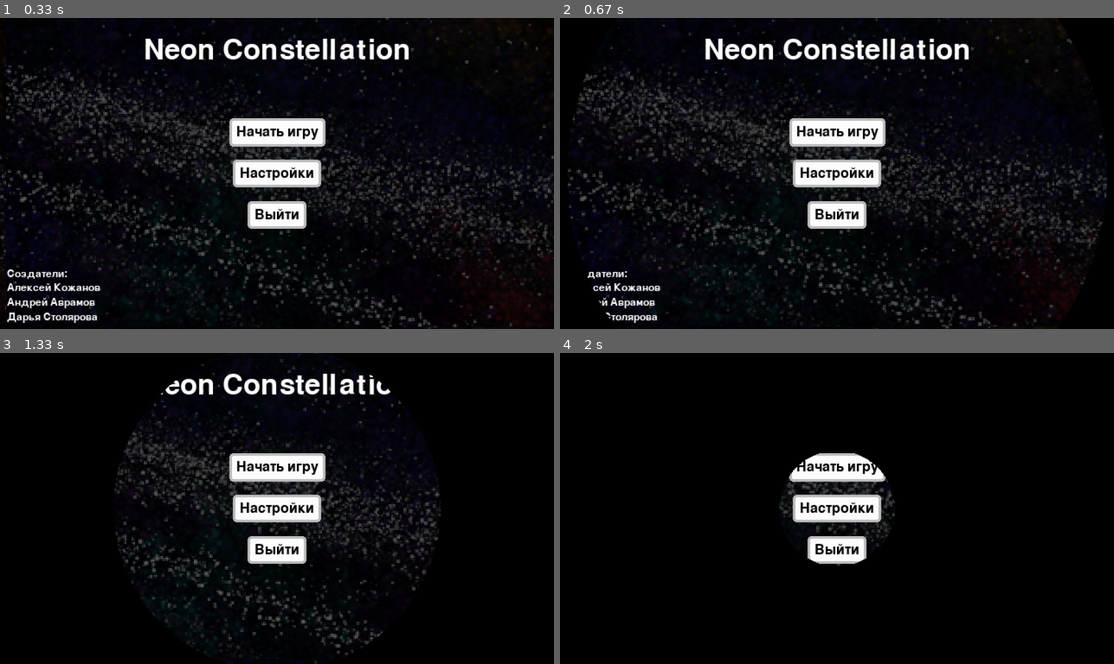
Above: before the commit, frames 1-4 (two rows, left to right).
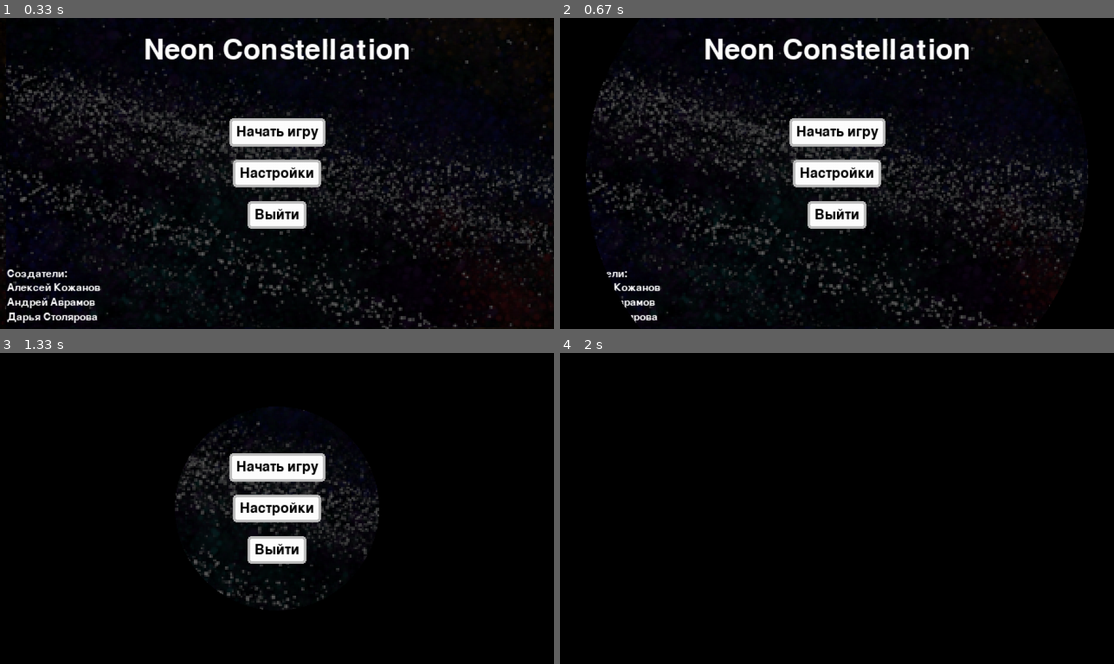
Above: after the commit, the same moments.

Repository: avramovam/PYGAME_PROJECT
Game: pygame game, started from NEON_CONSTELLATION.py
Same seed, same stepped clock (60 frames per second), same inputs: the game is played once before the commit and once after it.
Inputs (mouse positions are in pixels of both pictures, inside the frame that each line leads up to):
- Up to frame 1 (0.33 s): no input
- Up to frame 2 (0.67 s): press the mouse at (837, 133) at 0.37 s; move the mouse to (748, 189) at 0.47 s; release the mouse at (665, 245) at 0.6 s
- Up to frame 3 (1.33 s): tap Enter at 0.67 s
- Up to frame 4 (2 s): no input

Frame 1 is identical in both runs. In frame 2, 1.0% of the frame differs, in the area x 1-99%, y 0-100%; in frame 3, 4.8%, in the area x 20-80%, y 0-100%; in frame 4, 4.1%.

Commit message:
DVLP BUILD #4: Сетка

Diff:
--- a/NEON_CONSTELLATION.py
+++ b/NEON_CONSTELLATION.py
@@ -1,5 +1,6 @@
 import pygame
 import engine
+from math import floor, ceil
 
 #region [ИНИЦИАЛИЗАЦИЯ ПРОГРАММЫ]
 print(''':P
@@ -12,8 +13,8 @@
                                             (Neon Constellation)
 by:                                                                                      version:
     Alexey Kozhanov                                                                               DVLP BUILD
-    Andrey Avramov                                                                                        #3
-    Daria Stolyarova                                                                              03.01.2022
+    Andrey Avramov                                                                                        #4
+    Daria Stolyarova                                                                              06.01.2022
 ''')
 
 pygame.init()
@@ -48,22 +49,22 @@
 #endregion
 
 #region [ОБЪЯВЛЕНИЕ ENTITY]
-#region [BG]
-def BG_create(target):
+#region [MAINMENU BG]
+def MainMenuBG_create(target):
     target.image = None
     target.angle = 0
     target.offset = 8
     target.gotofield = 0
     target.gotofield_step = 0
 
-def BG_step(target):
+def MainMenuBG_step(target):
     target.angle = (target.angle+UPF(30)) % 360
     if target.gotofield:
         target.gotofield_step += UPF(1/2) # полный переход за 2 секунды
     if target.gotofield_step >= 1:
         engine.rooms.change_current_room(room_field)
 
-def BG_draw_before(target, surface: pygame.Surface):
+def MainMenuBG_draw_before(target, surface: pygame.Surface):
     #pygame.draw.circle(surface, 'yellow', (2, 2), 5.0)
     ox = engine.lengthdir_x(target.offset, target.angle)
     oy = engine.lengthdir_y(target.offset, target.angle)
@@ -74,7 +75,7 @@
             surface.blit(target.image, (ox + (x * width),  # - леша
                                         oy + (y * height)))
 
-def BG_draw_after(target, surface: pygame.Surface):
+def MainMenuBG_draw_after(target, surface: pygame.Surface):
     '''Здесь будет рисоваться типо круг перехода из уровня в уровень'''
     width = surface.get_width()
     height = surface.get_height()
@@ -82,15 +83,15 @@
     circle_surface = pygame.Surface(surface.get_size(), pygame.SRCALPHA)
     circle_surface2 = pygame.Surface(surface.get_size(), pygame.SRCALPHA)
     circle_surface.fill('black')
-    pygame.draw.circle(circle_surface2, 'black', (width/2, height/2), half_diagonal * (1 - target.gotofield_step), 0)
+    pygame.draw.circle(circle_surface2, 'black', (width/2, height/2), half_diagonal * (max(0, 1.4*(1 - target.gotofield_step) - 0.4)), 0)
     circle_surface.blit(circle_surface2, (0, 0), None, pygame.BLEND_RGBA_SUB)
     surface.blit(circle_surface, (0, 0), None)
 
-EntBG = engine.Entity(event_create=BG_create, event_step=BG_step, event_draw_before=BG_draw_before,
-                      event_draw_after=BG_draw_after)
+EntMainMenuBG = engine.Entity(event_create=MainMenuBG_create, event_step=MainMenuBG_step,
+                              event_draw_before=MainMenuBG_draw_before, event_draw_after=MainMenuBG_draw_after)
 #endregion
 #region [MAINMENU TEXT]
-def mm_text_create(target):
+def MainMenuText_create(target):
     target.x, target.y = 0, 0
     target.font = font_default
     target.string = 'Neon Constellation'
@@ -99,7 +100,7 @@
     instance_render_text(target)
 
 
-def mm_text_draw(target, surface: pygame.Surface):
+def MainMenuText_draw(target, surface: pygame.Surface):
     lineoffset = 0
     maxtw = max([x.get_width() for x in target.text])
     for lineindex in range(len(target.text)):
@@ -113,13 +114,13 @@
         else:  # if target.text_align == 1:
             surface.blit(target.text[lineindex], (target.x - (tw//2), target.y - (th//2) + lineoffset))
 
-EntMainMenuText = engine.Entity(event_create=mm_text_create, event_draw=mm_text_draw)
+EntMainMenuText = engine.Entity(event_create=MainMenuText_create, event_draw=MainMenuText_draw)
 #endregion
 #region [MAINMENU BUTTON]
-def mm_button_user0(): # Переход на поле
+def MainMenuButton_user0(): # Переход на поле
     bg1.gotofield = 1
 
-def mm_button_create(target):
+def MainMenuButton_create(target):
     target.x, target.y = 0, 0
     target.font = font_default
     target.string = 'Sample Text'
@@ -127,7 +128,7 @@
     instance_render_text(target)
     target.press_link = None
 
-def mm_button_draw(target, surface: pygame.Surface):
+def MainMenuButton_draw(target, surface: pygame.Surface):
     tw = target.text[0].get_width()
     th = target.text[0].get_height()
     fs = 16 # размер поля между прямоугольником и текстом
@@ -139,7 +140,7 @@
     pygame.draw.rect(surface, 'gray',  rect_coords, 3, *full_rounding) # обводка задника
     surface.blit(target.text[0], text_coords)
 
-def mm_button_mouse_pressed(target, mousepos, buttonid):
+def MainMenuButton_mouse_pressed(target, mousepos, buttonid):
     tw = target.text[0].get_width()
     th = target.text[0].get_height()
     fs = 16  # размер поля между прямоугольником и текстом
@@ -150,21 +151,90 @@
             target.press_link()
 
 # EntMainMenuButton копирует метод создания и рендера текста из EntGameTitle
-EntMainMenuButton = engine.Entity(event_create=mm_button_create, event_draw=mm_button_draw,
-                                  event_mouse_pressed=mm_button_mouse_pressed)
+EntMainMenuButton = engine.Entity(event_create=MainMenuButton_create, event_draw=MainMenuButton_draw,
+                                  event_mouse_pressed=MainMenuButton_mouse_pressed)
+#endregion
+#region [FIELD BG]
+def FieldBG_create(target):
+    target.image = None
+    target.angle = 0
+    target.offset = 8
+    target.fadeout = 1
+
+def FieldBG_draw_before(target, surface):
+    ox = 0
+    oy = 0
+    width = surface.get_width()
+    height = surface.get_height()
+    surface.blit(target.image, (ox + (target.x * width), oy + (target.y * height)))
+
+EntFieldBG = engine.Entity(event_create=FieldBG_create, event_draw_before=FieldBG_draw_before)
+#endregion
+
+#region [FIELD BOARD]
+def FieldBoard_user0(target, surface: pygame.Surface):
+    '''Расчет start_x и start_y согласно центрированию на surface'''
+    surface_center_x = surface.get_width()//2
+    surface_center_y = surface.get_height()//2
+    target.start_x = surface_center_x - (target.width//2)
+    target.start_y = surface_center_y - (target.height//2)
+
+def FieldBoard_create(target):
+    target.cellsize = 18
+    target.cellcount_x = 10
+    target.cellcount_y = 10
+    # target.start_x = 0
+    # target.start_y = 0
+    target.width = ((target.cellsize+1) * target.cellcount_x) + 1
+    target.height = ((target.cellsize+1) * target.cellcount_y) + 1
+    FieldBoard_user0(target, screen.get_canvas())
+    target.boardalpha = 1 # уровень прозрачности от 0 (полностью прозрачный) до 1 (полностью видимый)
+
+
+def FieldBoard_draw_before(target, surface: pygame.Surface):
+    board_surface = pygame.Surface((target.width, target.height), pygame.SRCALPHA)
+    board_surface.fill((0,0,0,0))
+    # попиксельное отрисовывание сетки хехехехехехехехехе ужас
+    cellsize_with_border = target.cellsize + 1
+    for px in range(target.width):
+        for py in range(target.height):
+            if py % cellsize_with_border == 0: # линия по горизонтали
+                minimal = floor(px / cellsize_with_border) * cellsize_with_border # близжайшее левое пересечение линий
+                maximal = ceil(px / cellsize_with_border) * cellsize_with_border # близжайшее правое пересечение линий
+
+                if minimal == maximal: # мы находимся на пересечении
+                    alpha = 1
+                else:
+                    alpha = max(abs(minimal-px), abs(maximal-px)) / cellsize_with_border
+                    alpha = 2 * (alpha - 0.5)
+                board_surface.set_at((px, py), (255, 255, 255, 255 * alpha * target.boardalpha))
+            elif px % cellsize_with_border == 0:  # линия по горизонтали
+                minimal = floor(py / cellsize_with_border) * cellsize_with_border  # близжайшее верхнее пересечение линий
+                maximal = ceil(py / cellsize_with_border) * cellsize_with_border  # близжайшее нижнее пересечение линий
+
+                if minimal == maximal:  # мы находимся на пересечении
+                    alpha = 1
+                else:
+                    alpha = max(abs(minimal - py), abs(maximal - py)) / cellsize_with_border
+                    alpha = 2 * (alpha - 0.5)
+                board_surface.set_at((px, py), (255, 255, 255, 255 * alpha * target.boardalpha))
+    surface.blit(board_surface, (target.start_x, target.start_y))
+
+
+EntFieldBoard = engine.Entity(event_create=FieldBoard_create, event_draw_before=FieldBoard_draw_before)
 #endregion
 #endregion
 
 #region [ОБЪЯВЛЕНИЕ ROOM]
-room_mainmenu = engine.Room([EntBG, EntMainMenuText, EntMainMenuButton])
-
-room_field = engine.Room([])
+room_mainmenu = engine.Room([EntMainMenuBG, EntMainMenuText, EntMainMenuButton])
+
+room_field = engine.Room([EntFieldBG, EntFieldBoard])
 
 engine.rooms.change_current_room(room_mainmenu)
 #endregion
 
 #region [СОЗДАНИЕ INSTANCE]
-bg1 = EntBG.instance()
+bg1 = EntMainMenuBG.instance()
 bg1.image = img_bg
 
 gametitle = EntMainMenuText.instance()
@@ -187,7 +257,7 @@
 mmb1.y = screen.get_canvas_halfheight() - 48
 mmb1.string = 'Начать игру'
 instance_render_text(mmb1)
-mmb1.press_link = mm_button_user0
+mmb1.press_link = MainMenuButton_user0
 
 mmb2 = EntMainMenuButton.instance()
 mmb2.x = screen.get_canvas_halfwidth()
@@ -200,6 +270,8 @@
 mmb3.y = screen.get_canvas_halfheight() + 48
 mmb3.string = 'Выйти'
 instance_render_text(mmb3)
+
+fboard = EntFieldBoard.instance()
 #endregion
 
 #region [КОНСТАНТЫ, ПЕРЕМЕННЫЕ И Т.Д.]
